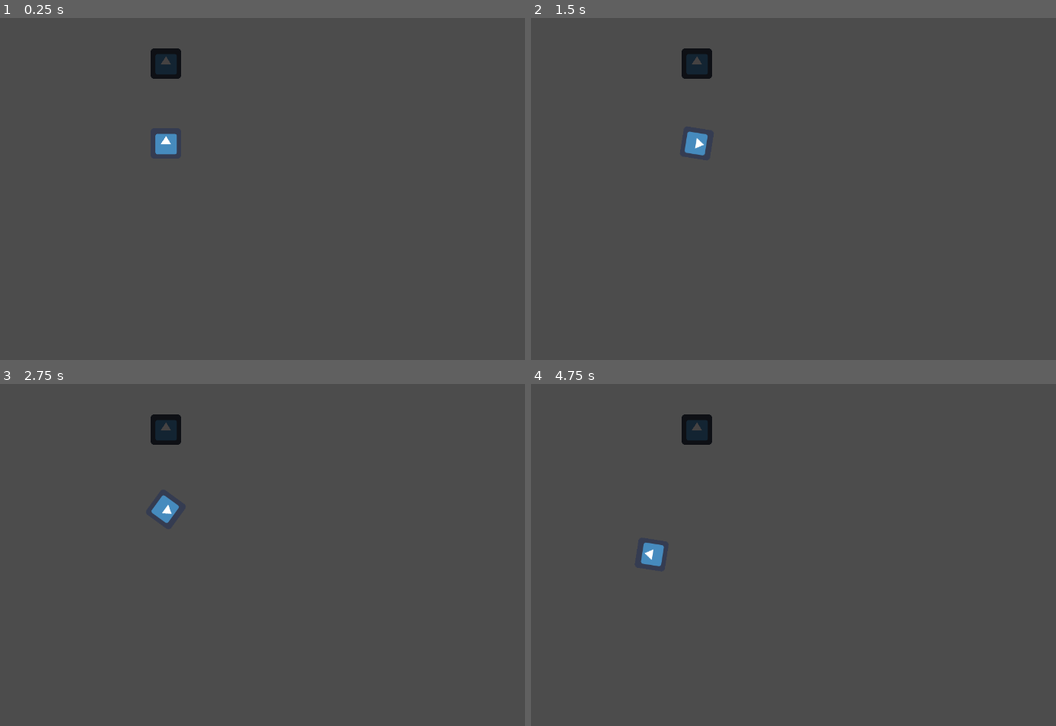
Above: before the commit, frames 1-4 (two rows, left to right).
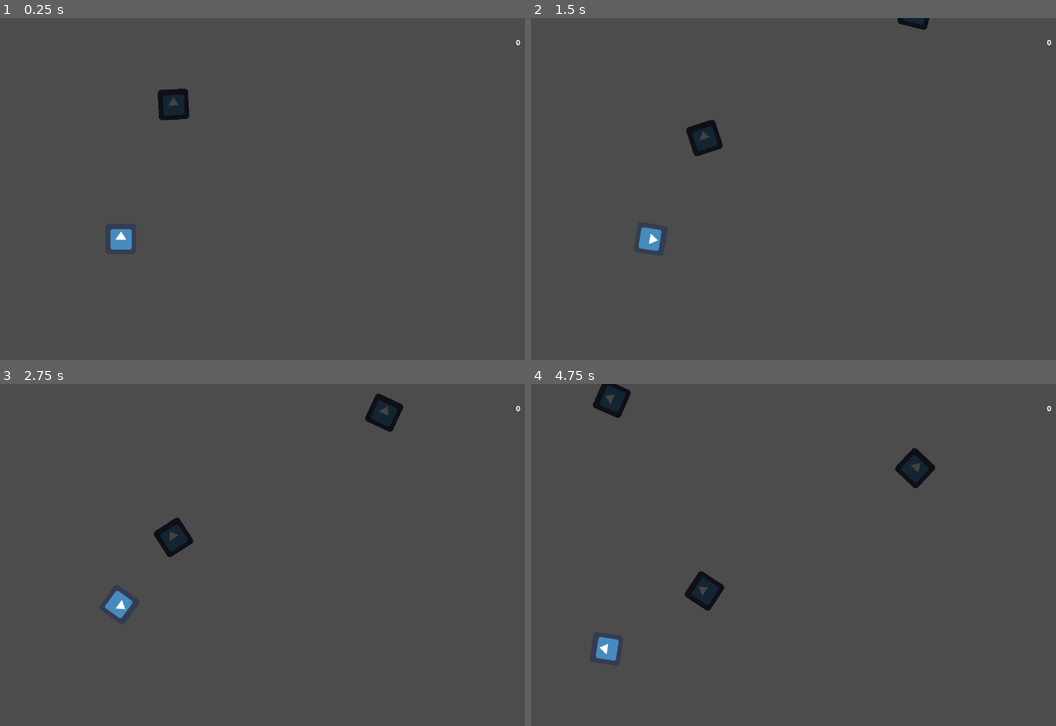
Above: after the commit, the same moments.

Repository: DogTagWarrior/MatematikP-Marsby
Game: Godot game, scene res://Raket Spil.tscn
Same seed, same stepped clock (60 frames per second), same inputs: the game is played once before the commit and once after it. This scene is started directly instead of the project's main scene. The engine's default icon, where the game draws it, is replaced by a stand-in: a white triangle on a blue panel in a dark square.
Inputs (mouse positions are in pixels of both pictures, inside the frame that each line leads up to):
- Up to frame 1 (0.25 s): no input
- Up to frame 2 (1.5 s): move the mouse to (909, 171) at 0.52 s; hold Right (ui_right) 0.53-1.28 s; click (909, 171) at 0.67 s; move the mouse to (651, 206) at 1.27 s; hold Left (ui_left) from 1.28 s (still down)
- Up to frame 3 (2.75 s): move the mouse to (304, 479) at 2.02 s; release Left (ui_left) at 2.03 s; hold Right (ui_right) from 2.03 s (still down)
- Up to frame 4 (4.75 s): move the mouse to (741, 623) at 2.77 s; release Right (ui_right) at 2.78 s; hold Up (ui_up) 2.78-3.53 s; click (741, 623) at 2.92 s; move the mouse to (956, 606) at 3.52 s; hold Left (ui_left) from 3.53 s (still down); move the mouse to (588, 503) at 4.27 s

The runs differ from the first frame. In frame 1, 1.5% of the frame differs, in the area x 21-100%, y 6-68%; in frame 2, 1.5%; in frame 3, 2.0%; in frame 4, 2.5%, in the area x 11-100%, y 0-81%.

Commit message:
Raket spil

Diff:
--- /dev/null
+++ b/Area.gd
@@ -0,0 +1,30 @@
+extends Area2D
+
+export var minSpeed: float = 40
+export var maxSpeed: float = 60
+export var minRotationRate: float = -30
+export var maxRotationRate: float = 30
+export var life: int = 0
+
+
+var speed: float = 0
+var rotationRate: float = 0
+
+func _ready():
+	speed = rand_range(minSpeed, maxSpeed)
+	rotationRate = rand_range(minRotationRate, maxRotationRate)
+
+func _physics_process(delta):
+	rotation_degrees += rotationRate * delta
+
+
+	position.y += speed * delta
+
+func damage(amount: int):
+	life -= amount
+	if life <= 0:
+		queue_free()
+
+
+func _on_VisibilityNotifier2D_screen_exited():
+	queue_free()
--- /dev/null
+++ b/Font16.tres
@@ -0,0 +1,6 @@
+[gd_resource type="DynamicFont" load_steps=2 format=2]
+
+[ext_resource path="res://SecularOne-Regular.ttf" type="DynamicFontData" id=1]
+
+[resource]
+font_data = ExtResource( 1 )
--- /dev/null
+++ b/Font20.tres
@@ -0,0 +1,7 @@
+[gd_resource type="DynamicFont" load_steps=2 format=2]
+
+[ext_resource path="res://SecularOne-Regular.ttf" type="DynamicFontData" id=1]
+
+[resource]
+size = 20
+font_data = ExtResource( 1 )
--- /dev/null
+++ b/Global.gd
@@ -0,0 +1,3 @@
+extends Node
+
+var score = 0
--- /dev/null
+++ b/Global.tscn
@@ -0,0 +1,6 @@
+[gd_scene load_steps=2 format=2]
+
+[ext_resource path="res://Global.gd" type="Script" id=1]
+
+[node name="Global" type="Node"]
+script = ExtResource( 1 )
--- /dev/null
+++ b/Hitbox.gd
@@ -0,0 +1,16 @@
+extends Area2D
+
+
+# Declare member variables here. Examples:
+# var a = 2
+# var b = "text"
+
+
+# Called when the node enters the scene tree for the first time.
+func _ready():
+	pass # Replace with function body.
+
+
+# Called every frame. 'delta' is the elapsed time since the previous frame.
+#func _process(delta):
+#	pass
--- a/KinematicBody2D.gd
+++ b/KinematicBody2D.gd
@@ -10,8 +10,10 @@
 var screen_size
 var screen_buffer = 8
 
+
 func _ready():
 	screen_size = get_viewport_rect().size
+
 
 func _process(delta):
 	if Input.is_action_pressed("ui_left"):
@@ -30,3 +32,13 @@
 
 	position.x = wrapf(position.x, -screen_buffer, screen_size.x + screen_buffer)
 	position.y = wrapf(position.y, -screen_buffer, screen_size.y + screen_buffer)
+
+
+
+func _on_Hitbox_area_entered(area):
+	if area.is_in_group("ironMeteor"):
+		get_tree().get_current_scene().get_node("UserInterface/userInterface").visible = true
+		get_tree().paused = true
+		Global.score += 1
+		area.damage(1)
+		print(Global.score)
--- /dev/null
+++ b/Label.gd
@@ -0,0 +1,4 @@
+extends Label
+
+func _process(delta):
+	text = String(Global.score)
--- /dev/null
+++ b/Meteor.tscn
@@ -0,0 +1,27 @@
+[gd_scene load_steps=4 format=2]
+
+[ext_resource path="res://icon.png" type="Texture" id=1]
+[ext_resource path="res://Area.gd" type="Script" id=2]
+
+[sub_resource type="RectangleShape2D" id=1]
+extents = Vector2( 32, 32 )
+
+[node name="Meteor" type="Area2D" groups=[
+"ironMeteor",
+]]
+position = Vector2( 496, 168 )
+script = ExtResource( 2 )
+__meta__ = {
+"_edit_group_": true
+}
+
+[node name="Sprite" type="Sprite" parent="."]
+modulate = Color( 0.27451, 0.262745, 0.262745, 1 )
+texture = ExtResource( 1 )
+
+[node name="CollisionShape2D" type="CollisionShape2D" parent="."]
+shape = SubResource( 1 )
+
+[node name="VisibilityNotifier2D" type="VisibilityNotifier2D" parent="."]
+scale = Vector2( 3.2, 3.2 )
+[connection signal="screen_exited" from="VisibilityNotifier2D" to="." method="_on_VisibilityNotifier2D_screen_exited"]
--- /dev/null
+++ b/MeteorSpawner.gd
@@ -0,0 +1,21 @@
+extends Node
+
+var asteroid_scene = load("res://Meteor.tscn")
+
+func _ready() -> void:
+	_spawn_asteroid()
+
+func _spawn_asteroid():
+	var asteroid = asteroid_scene.instance()
+
+	_set_astoroid_position(asteroid)
+
+	add_child(asteroid)
+
+
+func _set_astoroid_position(asteroid):
+	var rect = get_viewport().size
+	asteroid.position = Vector2(rand_range(0, rect.x), -100)
+
+func _on_SpawnTimer_timeout() -> void:
+	_spawn_asteroid()
--- /dev/null
+++ b/Player.tscn
@@ -0,0 +1,30 @@
+[gd_scene load_steps=5 format=2]
+
+[ext_resource path="res://KinematicBody2D.gd" type="Script" id=1]
+[ext_resource path="res://icon.png" type="Texture" id=2]
+
+[sub_resource type="RectangleShape2D" id=1]
+extents = Vector2( 32, 32 )
+
+[sub_resource type="RectangleShape2D" id=2]
+extents = Vector2( 32, 32 )
+
+[node name="Player" type="KinematicBody2D"]
+position = Vector2( 384, 464 )
+script = ExtResource( 1 )
+__meta__ = {
+"_edit_group_": true
+}
+
+[node name="Sprite" type="Sprite" parent="."]
+position = Vector2( 1.37299, 0.738037 )
+texture = ExtResource( 2 )
+
+[node name="CollisionShape2D" type="CollisionShape2D" parent="."]
+shape = SubResource( 1 )
+
+[node name="Hitbox" type="Area2D" parent="."]
+
+[node name="CollisionShape2D" type="CollisionShape2D" parent="Hitbox"]
+shape = SubResource( 2 )
+[connection signal="area_entered" from="Hitbox" to="." method="_on_Hitbox_area_entered"]
--- /dev/null
+++ b/Raket Spil.gd
@@ -0,0 +1,3 @@
+extends Node
+
+var score = 0
--- a/Raket Spil.tscn
+++ b/Raket Spil.tscn
@@ -1,44 +1,53 @@
-[gd_scene load_steps=6 format=2]
+[gd_scene load_steps=7 format=2]
 
-[ext_resource path="res://icon.png" type="Texture" id=1]
-[ext_resource path="res://Player.gd" type="Script" id=2]
-[ext_resource path="res://RigidBody2D.gd" type="Script" id=3]
-
-[sub_resource type="RectangleShape2D" id=1]
-extents = Vector2( 32, 32 )
-
-[sub_resource type="RectangleShape2D" id=2]
-extents = Vector2( 32, 32 )
+[ext_resource path="res://Player.tscn" type="PackedScene" id=1]
+[ext_resource path="res://Meteor.tscn" type="PackedScene" id=2]
+[ext_resource path="res://MeteorSpawner.gd" type="Script" id=3]
+[ext_resource path="res://userInterface.tscn" type="PackedScene" id=4]
+[ext_resource path="res://Label.gd" type="Script" id=5]
+[ext_resource path="res://Font16.tres" type="DynamicFont" id=7]
 
 [node name="Raket Spil" type="Node"]
+pause_mode = 1
 
-[node name="Player" type="Area2D" parent="."]
-position = Vector2( 480, 264 )
-script = ExtResource( 2 )
+[node name="ScoreInterface" type="CanvasLayer" parent="."]
+layer = 99
+
+[node name="Control" type="Control" parent="ScoreInterface"]
+margin_right = 1280.0
+margin_bottom = 720.0
 __meta__ = {
-"_edit_group_": true
+"_edit_use_anchors_": false
 }
 
-[node name="Sprite" type="Sprite" parent="Player"]
-texture = ExtResource( 1 )
-
-[node name="CollisionShape2D" type="CollisionShape2D" parent="Player"]
-shape = SubResource( 1 )
-
-[node name="Iron" type="RigidBody2D" parent="." groups=[
-"Asteroid",
-]]
-position = Vector2( 480, 96 )
-gravity_scale = 0.0
-script = ExtResource( 3 )
+[node name="Label" type="Label" parent="ScoreInterface/Control"]
+anchor_left = 1.0
+anchor_right = 1.0
+margin_left = -64.0
+margin_top = 40.0
+margin_right = -24.0
+margin_bottom = 64.0
+custom_fonts/font = ExtResource( 7 )
+text = "0"
+script = ExtResource( 5 )
 __meta__ = {
-"_edit_group_": true
+"_edit_use_anchors_": false
 }
 
-[node name="Sprite" type="Sprite" parent="Iron"]
-modulate = Color( 0.27451, 0.262745, 0.262745, 1 )
-texture = ExtResource( 1 )
+[node name="UserInterface" type="CanvasLayer" parent="."]
+layer = 128
 
-[node name="CollisionShape2D" type="CollisionShape2D" parent="Iron"]
-shape = SubResource( 2 )
-[connection signal="body_entered" from="Player" to="Player" method="_on_Player_body_entered"]
+[node name="userInterface" parent="UserInterface" instance=ExtResource( 4 )]
+visible = false
+
+[node name="Player" parent="." instance=ExtResource( 1 )]
+
+[node name="Meteor" parent="." instance=ExtResource( 2 )]
+
+[node name="MeteorSpawner" type="Node" parent="."]
+script = ExtResource( 3 )
+
+[node name="SpawnTimer" type="Timer" parent="MeteorSpawner"]
+wait_time = 2.5
+autostart = true
+[connection signal="timeout" from="MeteorSpawner/SpawnTimer" to="MeteorSpawner" method="_on_SpawnTimer_timeout"]
--- /dev/null
+++ b/ScoreInterface.gd
@@ -0,0 +1,4 @@
+extends Control
+
+
+var ScoreLabel = get_tree().get_node("Label")
--- /dev/null
+++ b/ScoreInterface.tscn
@@ -0,0 +1,25 @@
+[gd_scene load_steps=3 format=2]
+
+[ext_resource path="res://Font16.tres" type="DynamicFont" id=1]
+[ext_resource path="res://Label.gd" type="Script" id=2]
+
+[node name="ScoreInterface" type="Control"]
+anchor_right = 1.0
+anchor_bottom = 1.0
+__meta__ = {
+"_edit_use_anchors_": false
+}
+
+[node name="Label" type="Label" parent="."]
+anchor_left = 1.0
+anchor_right = 1.0
+margin_left = -88.0
+margin_top = 40.0
+margin_right = -46.0
+margin_bottom = 64.0
+custom_fonts/font = ExtResource( 1 )
+text = "Score"
+script = ExtResource( 2 )
+__meta__ = {
+"_edit_use_anchors_": false
+}
--- a/project.godot
+++ b/project.godot
@@ -19,6 +19,10 @@
 run/main_scene="res://Main world.tscn"
 config/icon="res://icon.png"
 
+[autoload]
+
+Global="*res://Global.tscn"
+
 [display]
 
 window/size/width=1280
--- /dev/null
+++ b/robot.tres
@@ -0,0 +1,7 @@
+[gd_resource type="DynamicFont" load_steps=2 format=2]
+
+[ext_resource path="res://Roboto-Regular.ttf" type="DynamicFontData" id=1]
+
+[resource]
+size = 30
+font_data = ExtResource( 1 )
--- /dev/null
+++ b/userInterface.gd
@@ -0,0 +1,11 @@
+extends Control
+
+onready var scene_tree: = get_tree()
+onready var pause_overlay: ColorRect = get_node("SpørgsmålMenu")
+
+var paused: = false setget set_paused
+
+func set_paused(value: bool) -> void:
+	paused = value
+	scene_tree.paused = value
+	pause_overlay.visible = value
--- /dev/null
+++ b/userInterface.tscn
@@ -0,0 +1,88 @@
+[gd_scene load_steps=4 format=2]
+
+[ext_resource path="res://Font20.tres" type="DynamicFont" id=1]
+[ext_resource path="res://Font16.tres" type="DynamicFont" id=2]
+[ext_resource path="res://userInterface.gd" type="Script" id=3]
+
+[node name="userInterface" type="Control"]
+anchor_right = 1.0
+anchor_bottom = 1.0
+script = ExtResource( 3 )
+__meta__ = {
+"_edit_use_anchors_": false
+}
+
+[node name="SpørgsmålMenu" type="ColorRect" parent="."]
+margin_right = 1280.0
+margin_bottom = 720.0
+color = Color( 0, 0, 0, 0.247059 )
+__meta__ = {
+"_edit_use_anchors_": false
+}
+
+[node name="Label" type="Label" parent="SpørgsmålMenu"]
+anchor_left = 0.5
+anchor_right = 0.5
+margin_left = -56.0
+margin_top = 168.0
+margin_right = 46.0
+margin_bottom = 198.0
+custom_fonts/font = ExtResource( 1 )
+text = "Spørgsmål"
+__meta__ = {
+"_edit_use_anchors_": false
+}
+
+[node name="Label2" type="Label" parent="SpørgsmålMenu"]
+margin_left = 616.0
+margin_top = 200.0
+margin_right = 656.0
+margin_bottom = 224.0
+custom_fonts/font = ExtResource( 2 )
+text = "Hej"
+__meta__ = {
+"_edit_use_anchors_": false
+}
+
+[node name="A" type="Button" parent="SpørgsmålMenu"]
+anchor_left = 0.5
+anchor_top = 0.5
+anchor_right = 0.5
+anchor_bottom = 0.5
+margin_left = -96.0
+margin_top = -120.0
+margin_right = -75.0
+margin_bottom = -100.0
+text = "A"
+
+[node name="B" type="Button" parent="SpørgsmålMenu"]
+anchor_left = 0.5
+anchor_top = 0.5
+anchor_right = 0.5
+anchor_bottom = 0.5
+margin_left = -96.0
+margin_top = -80.0
+margin_right = -75.0
+margin_bottom = -60.0
+text = "B"
+
+[node name="C" type="Button" parent="SpørgsmålMenu"]
+anchor_left = 0.5
+anchor_top = 0.5
+anchor_right = 0.5
+anchor_bottom = 0.5
+margin_left = -96.0
+margin_top = -40.0
+margin_right = -76.0
+margin_bottom = -20.0
+text = "C"
+
+[node name="D" type="Button" parent="SpørgsmålMenu"]
+anchor_left = 0.5
+anchor_top = 0.5
+anchor_right = 0.5
+anchor_bottom = 0.5
+margin_left = -96.0
+margin_right = -74.0
+margin_bottom = 20.0
+text = "D"
Binary file added: Roboto-Regular.ttf
Binary file added: SecularOne-Regular.ttf
